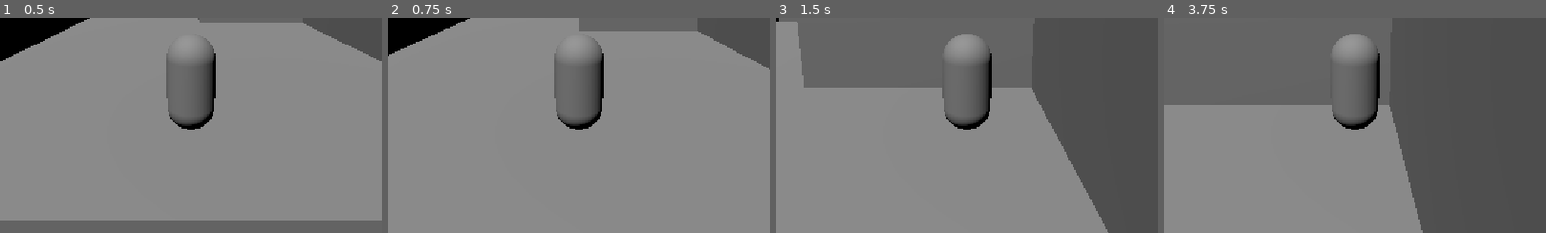
Above: before the commit, frames 1-4 (left to right).
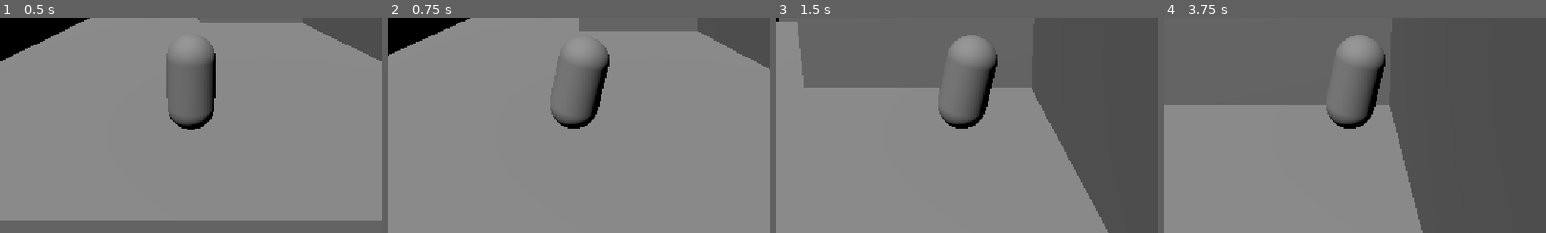
Above: after the commit, the same moments.

Repository: dedeleledede/kilnheart
Game: Godot game, scene res://movement_test.tscn
The game is run twice, just before and just after one commit, with the same random seed, the same clock (stepped at 60 frames per second) and the same inputs.
Inputs (mouse positions are % of the whole screen's width and height, from its top left):
- Up to frame 1 (0.5 s): no input
- Up to frame 2 (0.75 s): move the mouse to (72, 45) at 0.52 s; hold D (move_right) from 0.53 s (still down); click (72, 45) at 0.6 s
- Up to frame 3 (1.5 s): tap Space (jump) at 0.77 s; move the mouse to (30, 55) at 1.27 s; release D (move_right) at 1.28 s; hold A (move_left) from 1.28 s (still down); click (30, 55) at 1.35 s
- Up to frame 4 (3.75 s): tap Space (jump) at 1.52, 3.02 s; tap Enter at 2 s; move the mouse to (60, 28) at 2.02 s; release A (move_left) at 2.03 s; hold D (move_right) 2.03-3.53 s; tap Shift (dodge) at 2.1 s; click (60, 28) at 2.3 s; move the mouse to (45, 70) at 2.77 s; right-click (45, 70) at 2.85 s; click (45, 70) at 3.05 s; move the mouse to (80, 65) at 3.52 s; hold A (move_left) from 3.53 s (still down); click (80, 65) at 3.6 s
The pictures show only the part of the screen within x 25-75%, y 50-100%; the shares and areas given below are measured in that part.

Frame 1 is identical in both runs. In frame 2, 1.2% of the frame differs, in the area x 42-58%, y 11-52%; in frame 3, 1.2%; in frame 4, 1.2%.

Commit message:
attack feedback

Diff:
--- a/movement_test.tscn
+++ b/movement_test.tscn
@@ -5,6 +5,7 @@
 [ext_resource type="Script" uid="uid://bwdfyfwl6vqks" path="res://player/components/parry_component.gd" id="2_httow"]
 [ext_resource type="PackedScene" uid="uid://bqqpu30qxte0q" path="res://projectile.tscn" id="3_snpff"]
 [ext_resource type="Script" uid="uid://b1ghlrnt0q6es" path="res://player/components/melee_component.gd" id="3_unidx"]
+[ext_resource type="Script" uid="uid://bchjqkkcbgoaw" path="res://player/components/attack_feedback.gd" id="4_u62bo"]
 [ext_resource type="Script" uid="uid://dkbegr6stbj7j" path="res://combat/enemy_hurtbox.gd" id="5_f07rf"]
 [ext_resource type="Script" uid="uid://bpccxxlpeyb43" path="res://ui/projectile_warning.gd" id="6_n2kti"]
 
@@ -81,6 +82,9 @@
 [node name="CollisionShape3D" type="CollisionShape3D" parent="Player/MeleeHitbox" unique_id=1590841933]
 shape = SubResource("BoxShape3D_tnlha")
 
+[node name="AttackFeedback" type="Node" parent="Player" unique_id=496532243]
+script = ExtResource("4_u62bo")
+
 [node name="DirectionalLight3D" type="DirectionalLight3D" parent="." unique_id=1151762135]
 transform = Transform3D(0.8660254, 0.43301272, -0.25, 0, 0.49999997, 0.86602545, 0.5, -0.75, 0.4330127, 0, 0, 0)
 
--- /dev/null
+++ b/player/components/attack_feedback.gd
@@ -0,0 +1,149 @@
+extends Node
+
+@export_group("References")
+@export var melee_path := NodePath("../MeleeHitbox")
+@export var visual_path := NodePath("../MeshInstance3D")
+
+@export_group("Attack Motion")
+@export var swing_degrees := 22.0
+@export var swing_duration := 0.10
+@export var return_duration := 0.13
+
+@export_group("Hit Feedback")
+@export var hit_stop_duration := 0.055
+@export var hit_stop_scale := 0.10
+@export var forward_hit_impulse := 13.5
+
+@onready var melee := get_node(melee_path)
+@onready var visual: Node3D = get_node(visual_path)
+
+var base_rotation: Vector3
+var base_scale: Vector3
+
+var attack_tween: Tween
+
+
+func _ready() -> void:
+	base_rotation = visual.rotation
+	base_scale = visual.scale
+
+	melee.connect(
+		"attack_started",
+		on_attack_started
+	)
+
+	melee.connect(
+		"attack_connected",
+		on_attack_connected
+	)
+
+	melee.connect(
+		"combo_finished",
+		on_combo_finished
+	)
+
+
+func on_attack_started(combo_step: int) -> void:
+	play_attack_motion(combo_step)
+
+
+func play_attack_motion(combo_step: int) -> void:
+	if attack_tween != null:
+		attack_tween.kill()
+
+	var swing_direction := 1.0
+
+	if combo_step % 2 == 0:
+		swing_direction = -1.0
+
+	var windup_rotation := base_rotation
+	windup_rotation.z -= deg_to_rad(
+		swing_degrees * swing_direction
+	)
+
+	var strike_rotation := base_rotation
+	strike_rotation.z += deg_to_rad(
+		swing_degrees * swing_direction
+	)
+
+	visual.rotation = windup_rotation
+	visual.scale = (
+		base_scale
+		* Vector3(0.90, 1.05, 1.10)
+	)
+
+	attack_tween = create_tween()
+	attack_tween.set_process_mode(
+		Tween.TWEEN_PROCESS_PHYSICS
+	)
+	attack_tween.set_trans(Tween.TRANS_QUAD)
+	attack_tween.set_ease(Tween.EASE_OUT)
+
+	attack_tween.tween_property(
+		visual,
+		"rotation",
+		strike_rotation,
+		swing_duration
+	)
+
+	attack_tween.parallel().tween_property(
+		visual,
+		"scale",
+		base_scale * Vector3(1.05, 0.95, 1.15),
+		swing_duration
+	)
+
+	attack_tween.tween_property(
+		visual,
+		"rotation",
+		base_rotation,
+		return_duration
+	)
+
+	attack_tween.parallel().tween_property(
+		visual,
+		"scale",
+		base_scale,
+		return_duration
+	)
+
+
+func on_attack_connected(
+	_combo_step: int,
+	_target: Area3D
+) -> void:
+	apply_hit_stop()
+	apply_forward_impulse()
+
+
+func apply_hit_stop() -> void:
+	var hit_stop := get_node_or_null(
+		"/root/HitStop"
+	)
+
+	if hit_stop == null:
+		return
+
+	hit_stop.call(
+		"freeze",
+		hit_stop_duration,
+		hit_stop_scale
+	)
+
+
+func apply_forward_impulse() -> void:
+	var player := get_parent()
+
+	if player.has_method("apply_attack_impulse"):
+		player.call(
+			"apply_attack_impulse",
+			forward_hit_impulse
+		)
+
+
+func on_combo_finished() -> void:
+	if attack_tween != null:
+		attack_tween.kill()
+
+	visual.rotation = base_rotation
+	visual.scale = base_scale
--- a/player/player.gd
+++ b/player/player.gd
@@ -127,3 +127,10 @@
 
 	await get_tree().create_timer(0.4).timeout
 	get_tree().reload_current_scene()
+
+
+func apply_attack_impulse(impulse_speed: float) -> void:
+	velocity.z = min(
+		velocity.z,
+		-impulse_speed
+	)
Not shown, added: player/components/attack_feedback.gd.uid
